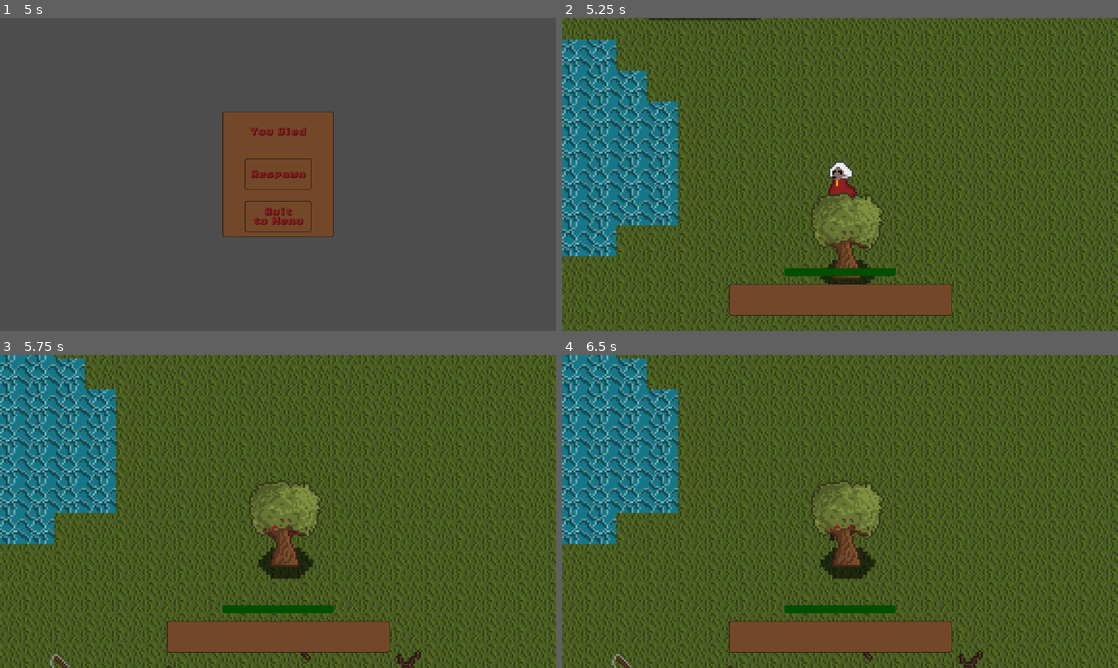
Above: before the commit, frames 1-4 (two rows, left to right).
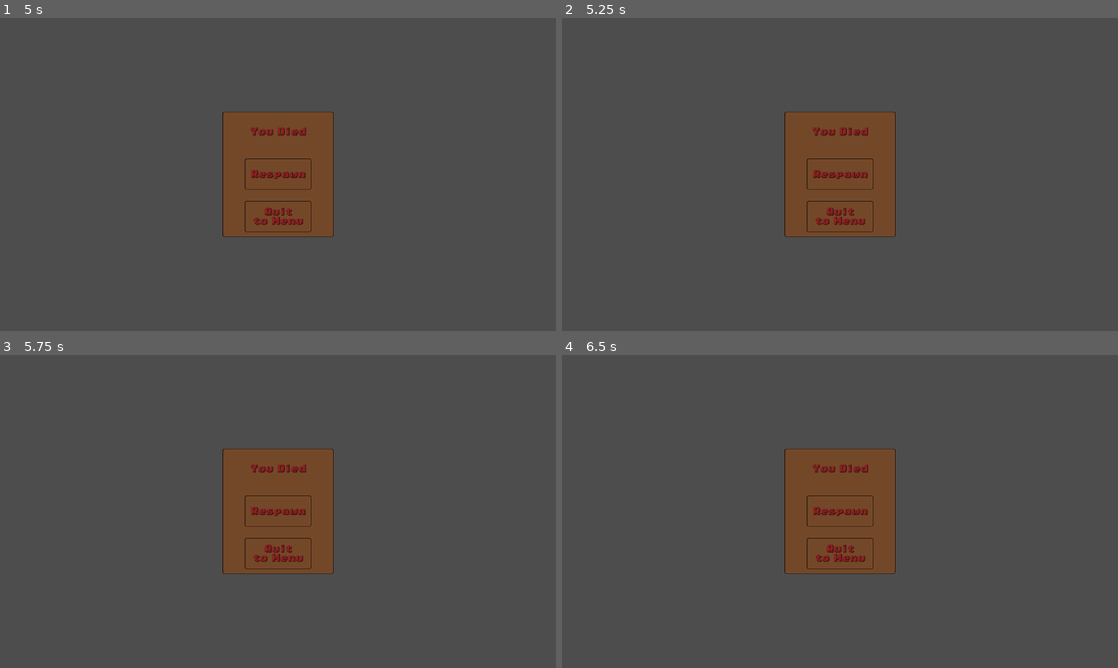
Above: after the commit, the same moments.

Repository: froffyman/fyp_summit
Game: Godot game, scene res://scenes/death_menu.tscn
Two runs of this game, one before a commit and one after it. Both use one fixed random seed, a clock stepped at 60 frames per second and the inputs below. This scene is started directly instead of the project's main scene.
Inputs (mouse positions are in pixels of both pictures, inside the frame that each line leads up to):
- Up to frame 1 (5 s): tap Enter at 0.5, 2, 3.5 s; move the mouse to (400, 158) at 0.52 s; press the mouse at (400, 158) at 0.53 s; hold D (right) 0.53-1.25 s; release the mouse at (400, 158) at 1.25 s; tap Space at 1.25, 2.75, 4.25 s; drag from (166, 190) to (250, 237) at 1.27 s; move the mouse to (333, 105) at 2.02 s; press the mouse at (333, 105) at 2.03 s; hold D (right) 2.03-2.75 s; right-click (333, 105) at 2.1 s; release the mouse at (333, 105) at 2.75 s; drag from (250, 237) to (111, 127) at 2.77 s; move the mouse to (444, 221) at 3.52 s; press the mouse at (444, 221) at 3.53 s; hold Left (left) 3.53-4.25 s; tap 1 (slot_1) at 3.6 s; release the mouse at (444, 221) at 4.25 s; drag from (111, 127) to (194, 96) at 4.27 s
- Up to frame 2 (5.25 s): move the mouse to (867, 174) at 5.02 s; press the mouse at (867, 174) at 5.03 s; hold S (down) from 5.03 s (still down); tap 3 (slot_3) at 5.1 s
- Up to frame 3 (5.75 s): keep holding S (down)
- Up to frame 4 (6.5 s): release S (down) at 5.75 s; release the mouse at (867, 511) at 5.75 s; drag from (840, 517) to (728, 527) at 5.77 s

Frame 1 is identical in both runs. In frame 2, 100% of the frame differs, in the area x 0-100%, y 0-100%; in frame 3, 100%; in frame 4, 100%.
Error before the commit: Invalid access to property or key 'spoken_npcs' on a base object of type 'Nil'. (res://scripts/SaveManager.gd:60)

Commit message:
(v0.1.8_3) Fixed death bugs. Organised export files as well
Fixed game-breaking bug where dying in a certain scene would lock you out of that scene. Considering remaking navigation system post-deadline. Made version directories in the "builds" directory. Exported 0.1.8_3 as welll.

Diff:
--- a/scenes/main_menu.tscn
+++ b/scenes/main_menu.tscn
@@ -79,7 +79,7 @@
 theme_override_constants/outline_size = 5
 theme_override_fonts/font = ExtResource("2_kg5e5")
 text = "Final Year Project Demo
-v0.1.8_2
+v0.1.8_3
 "
 horizontal_alignment = 1
 
--- a/scripts/death_menu.gd
+++ b/scripts/death_menu.gd
@@ -13,7 +13,7 @@
 
 func _on_respawn_gui_input(event):
 	if Input.is_action_just_pressed("click"):
-		get_tree().change_scene_to_file("res://scenes/game.tscn")
+		NavManager.go_to_level("village", "PFDOutside")
 
 
 func _on_quit_gui_input(event):
--- a/scripts/player.gd
+++ b/scripts/player.gd
@@ -65,6 +65,8 @@
 
 	health.MAX_HEALTH = stats.max_health
 	health.current_health = stats.current_health
+	if health.current_health <= 0:
+		health.current_health = health.MAX_HEALTH
 	health.healed.emit()
 
 	active_inv = inv
@@ -370,4 +372,4 @@
 	blocking("death", true)
 	var death_menu = preload("res://scenes/death_menu.tscn").instantiate()
 	ui_layer.add_child(death_menu)
-	health.heal(health.MAX_HEALTH) #Preventing the player from spawning in at 0
+	#health.heal(health.MAX_HEALTH) #Preventing the player from spawning in at 0
Not shown, added: builds/0.1.8_2/web/summit-demo-web.apple-touch-icon.png.import
Not shown, added: builds/0.1.8_2/web/summit-demo-web.icon.png.import
Not shown, added: builds/0.1.8_2/web/summit-demo-web.png.import
Not shown, removed: builds/web/summit-demo-web.apple-touch-icon.png.import
Not shown, removed: builds/web/summit-demo-web.icon.png.import
Not shown, removed: builds/web/summit-demo-web.png.import
Not shown, changed: export_presets.cfg
Not shown, added: builds/0.1.8_2/web/summit-demo-web.apple-touch-icon.png
Not shown, added: builds/0.1.8_2/web/summit-demo-web.audio.worklet.js
Not shown, added: builds/0.1.8_2/web/summit-demo-web.html
Not shown, added: builds/0.1.8_2/web/summit-demo-web.icon.png
Not shown, added: builds/0.1.8_2/web/summit-demo-web.js
(and 23 more such lines)
